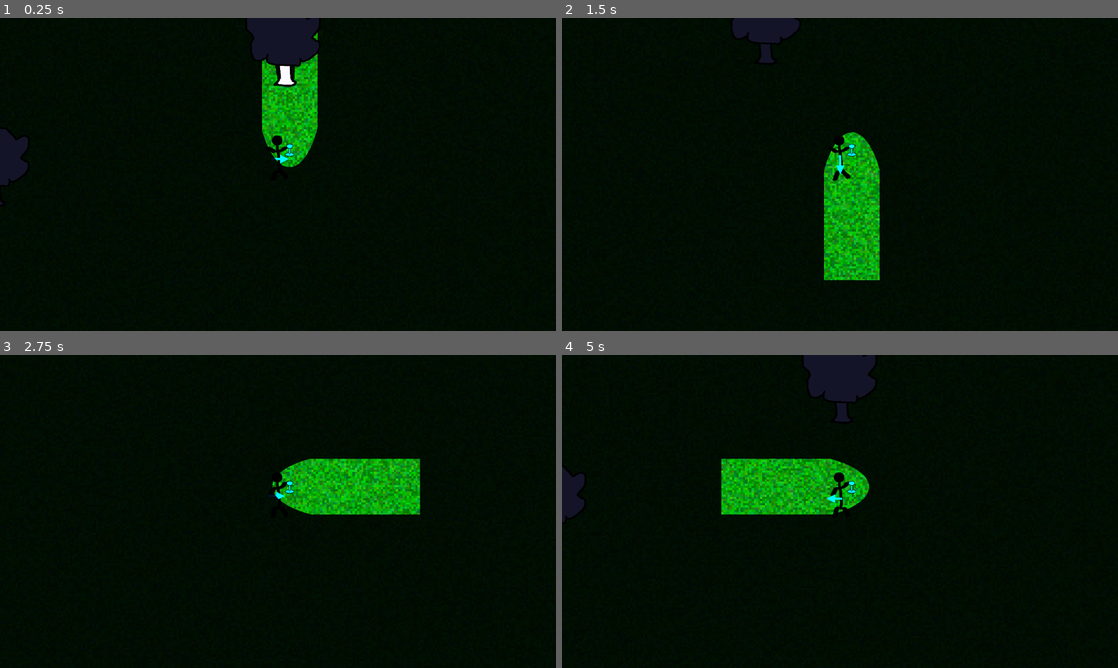
Above: before the commit, frames 1-4 (two rows, left to right).
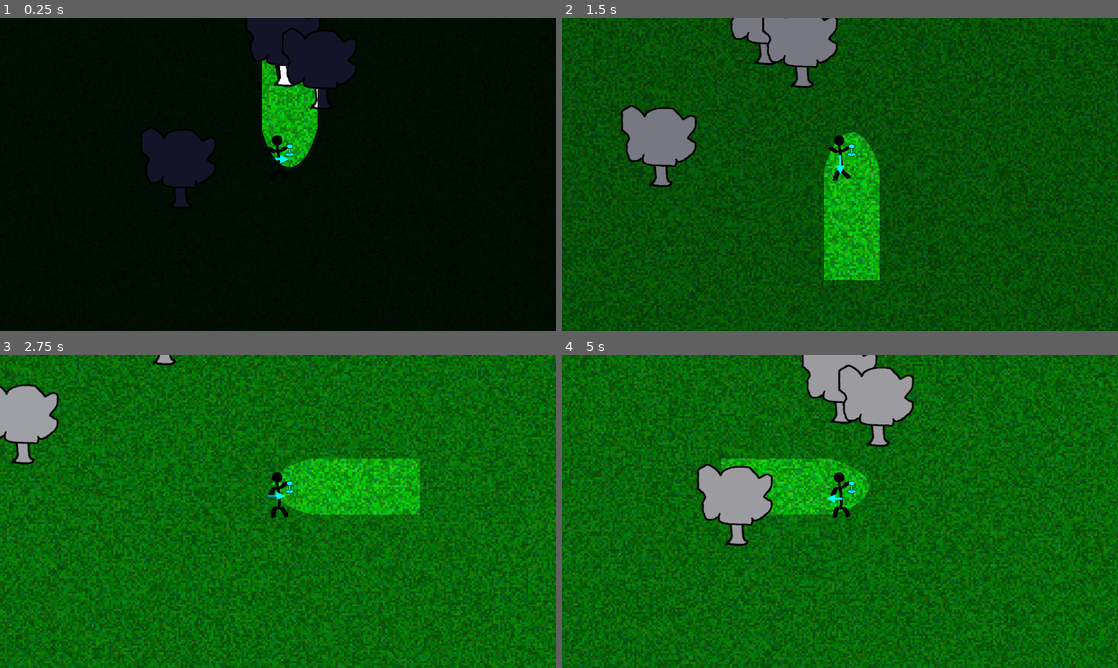
Above: after the commit, the same moments.

Repository: Small-Loan-Studio/TGO
Game: Godot game, scene res://Scratch/Movement/TestMovement.tscn
Same seed, same stepped clock (60 frames per second), same inputs: the game is played once before the commit and once after it. The project has no main scene, so this scene is started directly.
Inputs:
- Up to frame 1 (0.25 s): no input
- Up to frame 2 (1.5 s): tap Enter (ui_accept) at 0.5, 1.35 s; hold Right (right) 0.53-1.28 s; hold Enter (ui_accept) 0.53-1.28 s; hold Down (down) from 1.28 s (still down)
- Up to frame 3 (2.75 s): tap Enter (ui_accept) at 1.52, 1.82 s; release Down (down) at 2.03 s; hold Right (right) from 2.03 s (still down); hold Enter (ui_accept) from 2.03 s (still down)
- Up to frame 4 (5 s): release Right (right) at 2.78 s; release Enter (ui_accept) at 2.78 s; hold Up (up) 2.78-3.53 s; tap Enter (ui_accept) at 2.85, 3.02, 3.32, 4.35, 4.52, 4.82 s; hold Enter (ui_accept) 3.53-4.28 s; hold Left (left) from 3.53 s (still down)

The runs differ from the first frame. In frame 1, 4.3% of the frame differs, in the area x 0-64%, y 3-61%; in frame 2, 95%; in frame 3, 95%; in frame 4, 96%, in the area x 0-100%, y 0-100%.

Commit message:
sample day/night cycle

Diff:
--- /dev/null
+++ b/Scratch/Movement/TestMovement.gd
@@ -0,0 +1,40 @@
+extends Node2D
+
+@onready var _modulate: CanvasModulate = $CanvasModulate
+
+var _state: int = 0
+
+func _unhandled_input(_event: InputEvent) -> void:
+	if _event.is_action_pressed('ui_accept'):
+		_state = (_state + 1) % 4
+		var t := get_tree().create_tween()
+		t.set_parallel(true)
+		t.tween_property(_modulate, 'color', get_target(_state), 2)
+		# This is hideous and for demo purposes only kill it with fire and refactor
+		# something if you're inclined to use it.
+		t.tween_property(
+			$Player.get_node('Lamp').get_node('Beam'),
+			'energy',
+			get_energy_target(_state),
+			2)
+
+
+func get_target(state: int) -> Color:
+	match state:
+		0:
+			return Color(.08, .08, .16)
+		1:
+			return Color(.5, .5, .5)
+		2:
+			return Color.WHITE
+	return Color(.5, .5, .5)
+
+func get_energy_target(state: int) -> float:
+	match state:
+		0:
+			return .9
+		1:
+			return .5
+		2:
+			return 0
+	return .5
--- a/Scratch/Movement/TestMovement.tscn
+++ b/Scratch/Movement/TestMovement.tscn
@@ -1,11 +1,13 @@
-[gd_scene load_steps=4 format=3 uid="uid://bloeamr51ecuu"]
+[gd_scene load_steps=5 format=3 uid="uid://bloeamr51ecuu"]
 
+[ext_resource type="Script" path="res://Scratch/Movement/TestMovement.gd" id="1_ve0b0"]
 [ext_resource type="Texture2D" uid="uid://c5pogm6rpt7wo" path="res://Art/ground.png" id="2_l7wsh"]
 [ext_resource type="PackedScene" uid="uid://bqt4tgvypxvop" path="res://Scratch/Movement/Tree.tscn" id="4_diq26"]
 [ext_resource type="PackedScene" uid="uid://mqvl5162rawb" path="res://Scenes/Devin.tscn" id="6_4inpa"]
 
 [node name="TestMovement" type="Node2D"]
 y_sort_enabled = true
+script = ExtResource("1_ve0b0")
 
 [node name="Bg" type="Sprite2D" parent="."]
 z_index = -100
@@ -23,10 +25,10 @@
 color = Color(0.0784314, 0.0784314, 0.156863, 1)
 
 [node name="Tree" parent="." instance=ExtResource("4_diq26")]
-position = Vector2(-407, -307)
+position = Vector2(45, 147)
 
 [node name="Tree2" parent="." instance=ExtResource("4_diq26")]
-position = Vector2(-384, 143)
+position = Vector2(370, -81)
 
 [node name="Tree3" parent="." instance=ExtResource("4_diq26")]
 position = Vector2(286, -134)
